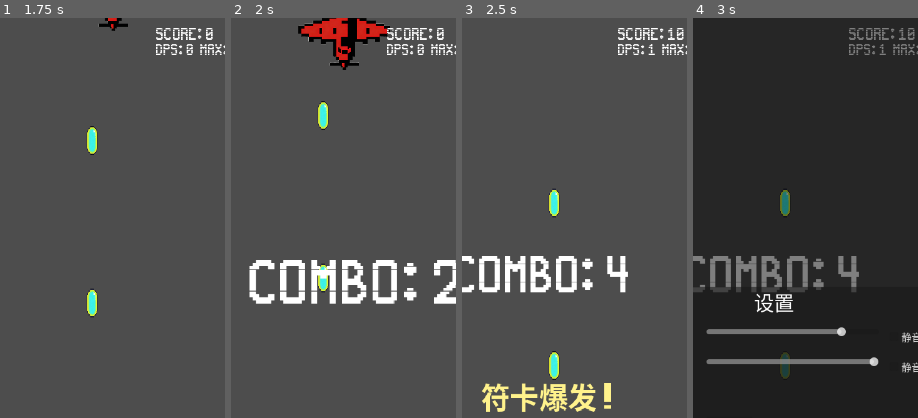
Above: before the commit, frames 1-4 (left to right).
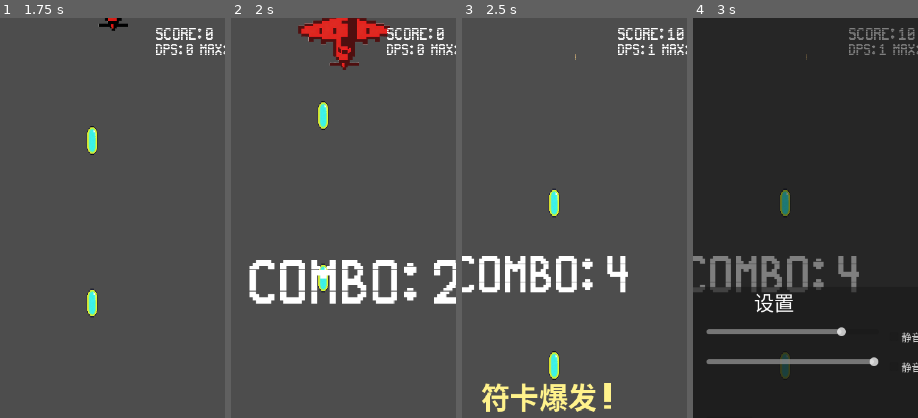
Above: after the commit, the same moments.

Repository: qingzhixing/plane-war
Game: Godot game, scene res://scenes/Main.tscn
Two runs of this game, one before a commit and one after it. Both use one fixed random seed, a clock stepped at 60 frames per second and the inputs below. Sound files missing from this copy of the repository are replaced by a short silence.
Inputs (mouse positions are % of the whole screen's width and height, from its top left):
- Up to frame 1 (1.75 s): click "暂停" at 0.5 s; click "继续" at 1.25 s
- Up to frame 2 (2 s): no input
- Up to frame 3 (2.5 s): tap Enter at 2 s; move the mouse to (72, 45) at 2.02 s; hold D from 2.03 s (still down); tap P at 2.1 s; click (72, 45) at 2.17 s; tap Space at 2.27 s
- Up to frame 4 (3 s): release D at 2.75 s; click "设置" at 2.75 s
The pictures show only the part of the screen within x 32-82%, y 0-50%; the shares and areas given below are measured in that part.

Frame 1 is identical in both runs. In frame 2, 1.4% of the frame differs, in the area x 29-71%, y 0-13%; in frame 3, less than 0.1%; in frame 4, less than 0.1%.

Commit message:
🎮 ADD: 受击变红与护盾特效
Made-with: Cursor

Diff:
--- /dev/null
+++ b/scenes/vfx/EnemyExplodeBig.tscn
@@ -0,0 +1,20 @@
+[gd_scene format=3 load_steps=2]
+
+[sub_resource type="Curve" id="Curve_1"]
+_data = [Vector2(0, 1), 0.0, 0.0, 0, 0, Vector2(1, 0.6), 0.0, 0.0, 0, 0, Vector2(1, 0), 0.0, 0.0, 0, 0]
+
+[node name="EnemyExplodeBig" type="CPUParticles2D"]
+emitting = true
+amount = 40
+lifetime = 0.4
+one_shot = true
+explosiveness = 1.0
+spread = 1.4
+gravity = Vector2(0, 220)
+initial_velocity_min = 260.0
+initial_velocity_max = 380.0
+scale_amount_min = 0.9
+scale_amount_max = 1.6
+direction = Vector2(0, -1)
+color = Color(1, 0.75, 0.4, 1)
+color_ramp = SubResource("Curve_1")
--- /dev/null
+++ b/scenes/vfx/EnemyExplodeSmall.tscn
@@ -0,0 +1,20 @@
+[gd_scene format=3 load_steps=2]
+
+[sub_resource type="Curve" id="Curve_1"]
+_data = [Vector2(0, 1), 0.0, 0.0, 0, 0, Vector2(1, 0), 0.0, 0.0, 0, 0]
+
+[node name="EnemyExplodeSmall" type="CPUParticles2D"]
+emitting = true
+amount = 20
+lifetime = 0.22
+one_shot = true
+explosiveness = 1.0
+spread = 1.2
+gravity = Vector2(0, 140)
+initial_velocity_min = 220.0
+initial_velocity_max = 320.0
+scale_amount_min = 0.6
+scale_amount_max = 1.2
+direction = Vector2(0, -1)
+color = Color(1, 0.8, 0.5, 1)
+color_ramp = SubResource("Curve_1")
--- /dev/null
+++ b/scenes/vfx/HitSpark.tscn
@@ -0,0 +1,20 @@
+[gd_scene format=3 load_steps=2]
+
+[sub_resource type="Curve" id="Curve_1"]
+_data = [Vector2(0, 1), 0.0, 0.0, 0, 0, Vector2(1, 0), 0.0, 0.0, 0, 0]
+
+[node name="HitSpark" type="CPUParticles2D"]
+emitting = true
+amount = 12
+lifetime = 0.18
+one_shot = true
+explosiveness = 1.0
+spread = 0.9
+gravity = Vector2(0, 0)
+initial_velocity_min = 180.0
+initial_velocity_max = 260.0
+scale_amount_min = 0.4
+scale_amount_max = 0.7
+direction = Vector2(0, -1)
+color = Color(1, 0.85, 0.55, 1)
+color_ramp = SubResource("Curve_1")
--- /dev/null
+++ b/scenes/vfx/PlayerShield.tscn
@@ -0,0 +1,19 @@
+[gd_scene format=3 load_steps=2]
+
+[ext_resource type="Shader" path="res://shaders/player_shield.gdshader" id="1"]
+
+[sub_resource type="ShaderMaterial" id="ShaderMaterial_1"]
+shader = ExtResource("1")
+
+[node name="PlayerShield" type="ColorRect"]
+anchors_preset = 8
+anchor_left = 0.5
+anchor_top = 0.5
+anchor_right = 0.5
+anchor_bottom = 0.5
+offset_left = -96.0
+offset_top = -96.0
+offset_right = 96.0
+offset_bottom = 96.0
+color = Color(1, 1, 1, 0)
+material = SubResource("ShaderMaterial_1")
--- a/scripts/boss01.gd
+++ b/scripts/boss01.gd
@@ -11,6 +11,11 @@
 var _fire_timer: float = 0.0
 var _move_time: float = 0.0
 var _phase_transition_timer: float = 0.0
+
+const _HIT_FLASH_DURATION := 0.14
+var _hit_flash_timer: float = 0.0
+var _hit_material: ShaderMaterial
+@onready var _sprite: Node2D = get_node_or_null("Sprite2D")
 
 @onready var _fallback_bullet_scene: PackedScene = preload("res://scenes/bullets/EnemyBasicBullet.tscn")
 
@@ -21,6 +26,7 @@
 	if bullet_scene == null and _fallback_bullet_scene != null:
 		bullet_scene = _fallback_bullet_scene
 	_update_boss_hud()
+	_init_hit_material()
 
 
 func _process(delta: float) -> void:
@@ -53,6 +59,10 @@
 		else:
 			_fire_phase_a()
 
+	if _hit_flash_timer > 0.0:
+		_hit_flash_timer = maxf(0.0, _hit_flash_timer - delta)
+		_update_hit_material()
+
 
 func _fire_phase_a() -> void:
 	# 规律散射 + 可预判扇形
@@ -123,6 +133,7 @@
 		return
 
 	_play_boss_injured_sfx()
+	_trigger_hit_flash()
 
 	# 进入阶段 B：HP 低于 50% 时
 	if not _phase_b and float(_hp) <= float(max_hp) * 0.5:
@@ -177,3 +188,33 @@
 	var audio := _get_audio_manager()
 	if audio != null and audio.has_method("play_enemy_explosion"):
 		audio.play_enemy_explosion()
+
+
+func _trigger_hit_flash() -> void:
+	_hit_flash_timer = _HIT_FLASH_DURATION
+	_update_hit_material()
+
+
+func _init_hit_material() -> void:
+	if _sprite == null:
+		return
+	var mat: Material = _sprite.material
+	if mat == null or not (mat is ShaderMaterial):
+		var shader_res := load("res://shaders/enemy_hit.gdshader")
+		if shader_res == null:
+			return
+		var new_mat := ShaderMaterial.new()
+		new_mat.shader = shader_res
+		_sprite.material = new_mat
+		mat = new_mat
+	_hit_material = mat
+	_update_hit_material()
+
+
+func _update_hit_material() -> void:
+	if _hit_material == null:
+		return
+	var strength := 0.0
+	if _HIT_FLASH_DURATION > 0.0:
+		strength = _hit_flash_timer / _HIT_FLASH_DURATION
+	_hit_material.set_shader_parameter("hit_strength", strength)
--- a/scripts/bullets/BulletBase.gd
+++ b/scripts/bullets/BulletBase.gd
@@ -6,6 +6,8 @@
 var direction: Vector2 = Vector2(0, -1)
 var _boss_damage_multiplier: float = 1.0
 var _penetration_left: int = 0
+
+const _HitSparkScene := preload("res://scenes/vfx/HitSpark.tscn")
 
 
 func _ready() -> void:
@@ -41,6 +43,7 @@
 	if area.has_method("apply_damage"):
 		area.apply_damage(dealt_damage)
 		get_tree().call_group("battle_stats_manager", "record_player_damage", dealt_damage, area)
+		_spawn_hit_vfx(area)
 
 	if _penetration_left > 0:
 		_penetration_left -= 1
@@ -56,3 +59,20 @@
 	var rect := viewport.get_visible_rect()
 	var margin := 100.0
 	return global_position.y < rect.position.y - margin or global_position.y > rect.size.y + margin
+
+
+func _spawn_hit_vfx(area: Node) -> void:
+	if _HitSparkScene == null:
+		return
+	var vfx := _HitSparkScene.instantiate()
+	if not (vfx is Node2D):
+		return
+	var vfx2d := vfx as Node2D
+	if area is Node2D:
+		vfx2d.global_position = (area as Node2D).global_position
+	else:
+		vfx2d.global_position = global_position
+	var tree := get_tree()
+	if tree == null or tree.current_scene == null:
+		return
+	tree.current_scene.add_child(vfx2d)
--- a/scripts/enemies/EnemyBase.gd
+++ b/scripts/enemies/EnemyBase.gd
@@ -6,10 +6,22 @@
 
 var hp: float
 
+const _HIT_FLASH_DURATION := 0.12
+var _hit_flash_timer: float = 0.0
+var _hit_material: ShaderMaterial
+@onready var _sprite: Node2D = get_node_or_null("Sprite2D")
+
 
 func _ready() -> void:
 	hp = max_hp
 	add_to_group("enemy")
+	_init_hit_material()
+
+
+func _process(delta: float) -> void:
+	if _hit_flash_timer > 0.0:
+		_hit_flash_timer = maxf(0.0, _hit_flash_timer - delta)
+		_update_hit_material()
 
 
 func apply_damage(amount: float) -> void:
@@ -18,6 +30,7 @@
 		_on_dead()
 	else:
 		_on_damaged()
+		_trigger_hit_flash()
 
 
 func apply_wave_scaling(wave: int) -> void:
@@ -45,6 +58,36 @@
 	_play_enemy_injured_sfx()
 
 
+func _trigger_hit_flash() -> void:
+	_hit_flash_timer = _HIT_FLASH_DURATION
+	_update_hit_material()
+
+
+func _init_hit_material() -> void:
+	if _sprite == null:
+		return
+	var mat: Material = _sprite.material
+	if mat == null or not (mat is ShaderMaterial):
+		var shader_res := load("res://shaders/enemy_hit.gdshader")
+		if shader_res == null:
+			return
+		var new_mat := ShaderMaterial.new()
+		new_mat.shader = shader_res
+		_sprite.material = new_mat
+		mat = new_mat
+	_hit_material = mat
+	_update_hit_material()
+
+
+func _update_hit_material() -> void:
+	if _hit_material == null:
+		return
+	var strength := 0.0
+	if _HIT_FLASH_DURATION > 0.0:
+		strength = _hit_flash_timer / _HIT_FLASH_DURATION
+	_hit_material.set_shader_parameter("hit_strength", strength)
+
+
 func _on_dead() -> void:
 	get_tree().call_group("battle_stats_manager", "record_enemy_killed", self, score_value)
 	_play_enemy_explosion_sfx()
--- a/scripts/enemy_basic.gd
+++ b/scripts/enemy_basic.gd
@@ -7,15 +7,24 @@
 
 var _hp: float
 
+const _HIT_FLASH_DURATION := 0.12
+var _hit_flash_timer: float = 0.0
+var _hit_material: ShaderMaterial
+@onready var _sprite: Node2D = get_node_or_null("Sprite2D")
+
 func _ready() -> void:
 	_hp = max_hp
 	add_to_group("enemy")
+	_init_hit_material()
 
 func _process(delta: float) -> void:
 	global_position.y += speed * delta
 	var viewport_rect := get_viewport_rect()
 	if global_position.y > viewport_rect.size.y + 100.0:
 		queue_free()
+	if _hit_flash_timer > 0.0:
+		_hit_flash_timer = maxf(0.0, _hit_flash_timer - delta)
+		_update_hit_material()
 
 func _give_exp() -> void:
 	get_tree().call_group("experience_listener", "add_exp", exp_value)
@@ -25,16 +34,19 @@
 	if _hp <= 0:
 		get_tree().call_group("battle_stats_manager", "record_enemy_killed", self, score_value)
 		_play_enemy_explosion_sfx()
+		_spawn_explosion_vfx(false)
 		_give_exp()
 		queue_free()
 	else:
 		_play_enemy_injured_sfx()
+		_trigger_hit_flash()
 
 func _on_body_entered(body: Node) -> void:
 	if body.has_method("apply_damage") and body.is_in_group("player"):
 		body.apply_damage(1)
 		get_tree().call_group("battle_stats_manager", "record_enemy_killed", self, score_value)
 		_play_enemy_explosion_sfx()
+		_spawn_explosion_vfx(false)
 		_give_exp()
 		queue_free()
 
@@ -61,3 +73,48 @@
 	var factor := 1.0 + 0.25 * float(wave - 1)
 	max_hp = int(round(float(max_hp) * factor))
 	_hp = max_hp
+
+
+func _trigger_hit_flash() -> void:
+	_hit_flash_timer = _HIT_FLASH_DURATION
+	_update_hit_material()
+
+
+func _init_hit_material() -> void:
+	if _sprite == null:
+		return
+	var mat: Material = _sprite.material
+	if mat == null or not (mat is ShaderMaterial):
+		var shader_res := load("res://shaders/enemy_hit.gdshader")
+		if shader_res == null:
+			return
+		var new_mat := ShaderMaterial.new()
+		new_mat.shader = shader_res
+		_sprite.material = new_mat
+		mat = new_mat
+	_hit_material = mat
+	_update_hit_material()
+
+
+func _update_hit_material() -> void:
+	if _hit_material == null:
+		return
+	var strength := 0.0
+	if _HIT_FLASH_DURATION > 0.0:
+		strength = _hit_flash_timer / _HIT_FLASH_DURATION
+	_hit_material.set_shader_parameter("hit_strength", strength)
+
+
+func _spawn_explosion_vfx(is_big: bool) -> void:
+	var scene_path := "res://scenes/vfx/EnemyExplodeSmall.tscn"
+	if is_big:
+		scene_path = "res://scenes/vfx/EnemyExplodeBig.tscn"
+	var packed := load(scene_path)
+	if packed == null:
+		return
+	var vfx: Node2D = packed.instantiate()
+	vfx.global_position = global_position
+	var tree := get_tree()
+	if tree == null or tree.current_scene == null:
+		return
+	tree.current_scene.add_child(vfx)
--- a/scripts/enemy_elite.gd
+++ b/scripts/enemy_elite.gd
@@ -14,13 +14,20 @@
 var _is_charging: bool = false
 var _charge_timer: float = 0.0
 
+const _HIT_FLASH_DURATION := 0.12
+var _hit_flash_timer: float = 0.0
+var _hit_material: ShaderMaterial
+@onready var _sprite: Node2D = get_node_or_null("Sprite2D")
+
 @onready var _fallback_bullet_scene: PackedScene = preload("res://scenes/bullets/EnemyBasicBullet.tscn")
 
 func _ready() -> void:
 	_hp = max_hp
 	add_to_group("enemy")
+	add_to_group("elite")
 	if bullet_scene == null and _fallback_bullet_scene != null:
 		bullet_scene = _fallback_bullet_scene
+	_init_hit_material()
 
 
 func _process(delta: float) -> void:
@@ -46,6 +53,10 @@
 		if _fire_timer <= 0.0:
 			_is_charging = true
 			_charge_timer = pre_fire_delay
+
+	if _hit_flash_timer > 0.0:
+		_hit_flash_timer = maxf(0.0, _hit_flash_timer - delta)
+		_update_hit_material()
 
 
 func _fire_pattern() -> void:
@@ -74,10 +85,12 @@
 	if _hp <= 0:
 		get_tree().call_group("battle_stats_manager", "record_enemy_killed", self, score_value)
 		_play_enemy_explosion_sfx()
+		_spawn_explosion_vfx(true)
 		_give_exp()
 		queue_free()
 	else:
 		_play_enemy_injured_sfx()
+		_trigger_hit_flash()
 
 
 func _on_body_entered(body: Node) -> void:
@@ -85,6 +98,7 @@
 		body.apply_damage(1)
 		get_tree().call_group("battle_stats_manager", "record_enemy_killed", self, score_value)
 		_play_enemy_explosion_sfx()
+		_spawn_explosion_vfx(true)
 		_give_exp()
 		queue_free()
 
@@ -95,6 +109,51 @@
 	var factor := 1.0 + 0.25 * float(wave - 1)
 	max_hp = int(round(float(max_hp) * factor))
 	_hp = max_hp
+
+
+func _trigger_hit_flash() -> void:
+	_hit_flash_timer = _HIT_FLASH_DURATION
+	_update_hit_material()
+
+
+func _init_hit_material() -> void:
+	if _sprite == null:
+		return
+	var mat: Material = _sprite.material
+	if mat == null or not (mat is ShaderMaterial):
+		var shader_res := load("res://shaders/enemy_hit.gdshader")
+		if shader_res == null:
+			return
+		var new_mat := ShaderMaterial.new()
+		new_mat.shader = shader_res
+		_sprite.material = new_mat
+		mat = new_mat
+	_hit_material = mat
+	_update_hit_material()
+
+
+func _update_hit_material() -> void:
+	if _hit_material == null:
+		return
+	var strength := 0.0
+	if _HIT_FLASH_DURATION > 0.0:
+		strength = _hit_flash_timer / _HIT_FLASH_DURATION
+	_hit_material.set_shader_parameter("hit_strength", strength)
+
+
+func _spawn_explosion_vfx(is_big: bool) -> void:
+	var scene_path := "res://scenes/vfx/EnemyExplodeSmall.tscn"
+	if is_big:
+		scene_path = "res://scenes/vfx/EnemyExplodeBig.tscn"
+	var packed := load(scene_path)
+	if packed == null:
+		return
+	var vfx: Node2D = packed.instantiate()
+	vfx.global_position = global_position
+	var tree := get_tree()
+	if tree == null or tree.current_scene == null:
+		return
+	tree.current_scene.add_child(vfx)
 
 
 func _get_audio_manager() -> Node:
--- a/scripts/enemy_turret.gd
+++ b/scripts/enemy_turret.gd
@@ -17,6 +17,11 @@
 var _is_charging: bool = false
 var _charge_timer: float = 0.0
 
+const _HIT_FLASH_DURATION := 0.12
+var _hit_flash_timer: float = 0.0
+var _hit_material: ShaderMaterial
+@onready var _sprite: Node2D = get_node_or_null("Sprite2D")
+
 @onready var _fallback_bullet_scene: PackedScene = preload("res://scenes/bullets/EnemyBasicBullet.tscn")
 
 func _ready() -> void:
@@ -25,6 +30,7 @@
 	add_to_group("enemy")
 	if bullet_scene == null and _fallback_bullet_scene != null:
 		bullet_scene = _fallback_bullet_scene
+	_init_hit_material()
 
 
 func _process(delta: float) -> void:
@@ -57,6 +63,10 @@
 			_is_charging = true
 			_charge_timer = pre_fire_delay
 
+	if _hit_flash_timer > 0.0:
+		_hit_flash_timer = maxf(0.0, _hit_flash_timer - delta)
+		_update_hit_material()
+
 
 func _fire_pattern() -> void:
 	if bullet_scene == null:
@@ -79,16 +89,19 @@
 	_hp -= amount
 	if _hp <= 0:
 		_play_enemy_explosion_sfx()
+		_spawn_explosion_vfx(false)
 		_give_exp()
 		queue_free()
 	else:
 		_play_enemy_injured_sfx()
+		_trigger_hit_flash()
 
 
 func _on_body_entered(body: Node) -> void:
 	if body.has_method("apply_damage") and body.is_in_group("player"):
 		body.apply_damage(1)
 		_play_enemy_explosion_sfx()
+		_spawn_explosion_vfx(false)
 		_give_exp()
 		queue_free()
 
@@ -115,3 +128,48 @@
 	var factor := 1.0 + 0.25 * float(wave - 1)
 	max_hp = int(round(float(max_hp) * factor))
 	_hp = max_hp
+
+
+func _trigger_hit_flash() -> void:
+	_hit_flash_timer = _HIT_FLASH_DURATION
+	_update_hit_material()
+
+
+func _init_hit_material() -> void:
+	if _sprite == null:
+		return
+	var mat: Material = _sprite.material
+	if mat == null or not (mat is ShaderMaterial):
+		var shader_res := load("res://shaders/enemy_hit.gdshader")
+		if shader_res == null:
+			return
+		var new_mat := ShaderMaterial.new()
+		new_mat.shader = shader_res
+		_sprite.material = new_mat
+		mat = new_mat
+	_hit_material = mat
+	_update_hit_material()
+
+
+func _update_hit_material() -> void:
+	if _hit_material == null:
+		return
+	var strength := 0.0
+	if _HIT_FLASH_DURATION > 0.0:
+		strength = _hit_flash_timer / _HIT_FLASH_DURATION
+	_hit_material.set_shader_parameter("hit_strength", strength)
+
+
+func _spawn_explosion_vfx(is_big: bool) -> void:
+	var scene_path := "res://scenes/vfx/EnemyExplodeSmall.tscn"
+	if is_big:
+		scene_path = "res://scenes/vfx/EnemyExplodeBig.tscn"
+	var packed := load(scene_path)
+	if packed == null:
+		return
+	var vfx: Node2D = packed.instantiate()
+	vfx.global_position = global_position
+	var tree := get_tree()
+	if tree == null or tree.current_scene == null:
+		return
+	tree.current_scene.add_child(vfx)
--- a/scripts/player.gd
+++ b/scripts/player.gd
@@ -40,6 +40,12 @@
 @onready var _fallback_bullet_scene_basic: PackedScene = preload("res://scenes/bullets/PlayerBullet.tscn")
 @onready var _fallback_bullet_scene_arrow: PackedScene = preload("res://scenes/bullets/PlayerArrow.tscn")
 @onready var _fallback_bullet_scene_boomerang: PackedScene = preload("res://scenes/bullets/PlayerBoomerang.tscn")
+@onready var _sprite: Node2D = get_node_or_null("Sprite2D")
+
+const _HIT_BLINK_FREQ := 20.0
+var _has_shield: bool = false
+var _shield_node: Node2D
+const _PlayerShieldScene := preload("res://scenes/vfx/PlayerShield.tscn")
 
 func _ready() -> void:
 	Input.set_mouse_mode(Input.MOUSE_MODE_VISIBLE)
@@ -52,6 +58,7 @@
 		bullet_scene_boomerang = _fallback_bullet_scene_boomerang
 	_arrow_auto_timer = arrow_auto_interval
 	_boomerang_auto_timer = boomerang_auto_interval
+	_init_shield()
 
 func _unhandled_input(event: InputEvent) -> void:
 	if event is InputEventScreenTouch:
@@ -92,6 +99,7 @@
 	_update_side_weapons(delta)
 	if _hit_invulnerable_timer > 0.0:
 		_hit_invulnerable_timer = maxf(0.0, _hit_invulnerable_timer - delta)
+	_update_hit_blink()
 
 func _update_movement(delta: float) -> void:
 	var dir := Vector2.ZERO
@@ -178,6 +186,7 @@
 			_spawn_boomerang_shot()
 
 
+@warning_ignore("UNUSED_PARAMETER")
 func _spawn_configured_bullet(scene_res: PackedScene, dir: Vector2, damage_bonus: float, speed_mult: float, penetration: int, visual_type: String, bullet_motion_mode: String, side_offset: Vector2) -> void:
 	if scene_res == null:
 		return
@@ -201,6 +210,8 @@
 
 func apply_damage(_amount: float) -> void:
 	if _hit_invulnerable_timer > 0.0:
+		return
+	if _consume_shield_if_any():
 		return
 	_hit_invulnerable_timer = hit_invulnerable_seconds
 	get_tree().call_group("battle_stats_manager", "on_player_hit")
@@ -294,6 +305,60 @@
 			_boomerang_shot_count = max(1, _boomerang_shot_count + 1)
 
 
+func set_shield_active(active: bool) -> void:
+	_has_shield = active
+	if _shield_node != null:
+		_shield_node.visible = active
+
+
+func _init_shield() -> void:
+	if _PlayerShieldScene == null:
+		return
+	var inst := _PlayerShieldScene.instantiate()
+	if not (inst is Node2D):
+		return
+	_shield_node = inst as Node2D
+	_shield_node.visible = false
+	add_child(_shield_node)
+
+
+func _consume_shield_if_any() -> bool:
+	if not _has_shield:
+		return false
+	_has_shield = false
+	if _shield_node != null:
+		_shield_node.visible = false
+		_play_shield_block_flash()
+	return true
+
+
+func _play_shield_block_flash() -> void:
+	if _shield_node == null:
+		return
+	_shield_node.visible = true
+	var tween := create_tween()
+	if tween == null:
+		return
+	_shield_node.modulate = Color(1, 1, 1, 1)
+	tween.tween_property(_shield_node, "modulate", Color(1, 1, 1, 0), 0.25)
+
+
+func _update_hit_blink() -> void:
+	if _sprite == null:
+		return
+	if _hit_invulnerable_timer > 0.0:
+		var phase := fmod(_hit_invulnerable_timer * _HIT_BLINK_FREQ, 1.0)
+		var alpha := 0.3 if phase > 0.5 else 1.0
+		var col: Color = _sprite.modulate
+		col.a = alpha
+		_sprite.modulate = col
+	else:
+		var reset_col: Color = _sprite.modulate
+		if reset_col.a != 1.0:
+			reset_col.a = 1.0
+			_sprite.modulate = reset_col
+
+
 func _play_shoot_sfx() -> void:
 	if _shoot_sfx_timer > 0.0:
 		return
--- /dev/null
+++ b/shaders/enemy_hit.gdshader
@@ -0,0 +1,11 @@
+shader_type canvas_item;
+
+uniform float hit_strength : hint_range(0.0, 1.0) = 0.0;
+uniform vec4 hit_tint : source_color = vec4(1.0, 0.2, 0.2, 1.0);
+
+void fragment() {
+	vec4 base = texture(TEXTURE, UV);
+	// 保留原始透明度，只对颜色做叠加
+	vec3 tinted_rgb = mix(base.rgb, hit_tint.rgb, clamp(hit_strength, 0.0, 1.0));
+	COLOR = vec4(tinted_rgb, base.a);
+}
--- /dev/null
+++ b/shaders/player_shield.gdshader
@@ -0,0 +1,25 @@
+shader_type canvas_item;
+
+uniform float pulse : hint_range(0.0, 1.0) = 0.0;
+uniform vec4 inner_color : source_color = vec4(0.3, 0.8, 1.0, 0.65);
+uniform vec4 outer_color : source_color = vec4(0.0, 0.4, 0.9, 0.0);
+
+void fragment() {
+	// 以中心为原点计算半径
+	vec2 centered_uv = UV - vec2(0.5);
+	float dist = length(centered_uv);
+
+	// 脉冲：让护盾边缘轻微呼吸
+	float edge_radius = mix(0.35, 0.42, pulse);
+	float edge_softness = 0.08;
+
+	float edge = smoothstep(edge_radius, edge_radius - edge_softness, dist);
+	vec4 col = mix(outer_color, inner_color, edge);
+
+	// 只在一定半径内绘制，避免占满整个矩形
+	if (dist > 0.55) {
+		col.a = 0.0;
+	}
+
+	COLOR = col;
+}
Not shown, changed: export_presets.cfg
Not shown, added: shaders/enemy_hit.gdshader.uid
Not shown, added: shaders/player_shield.gdshader.uid
